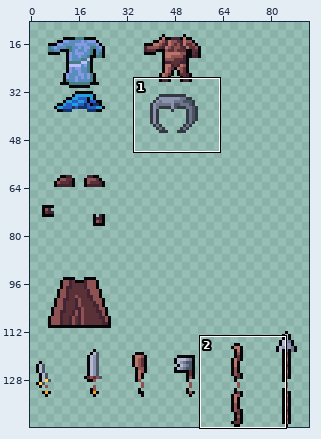
Sprite sheet -- assets/item_sprites.png. Above: a wide view before the commit, with the close-up outlined.
Close-up. Before:
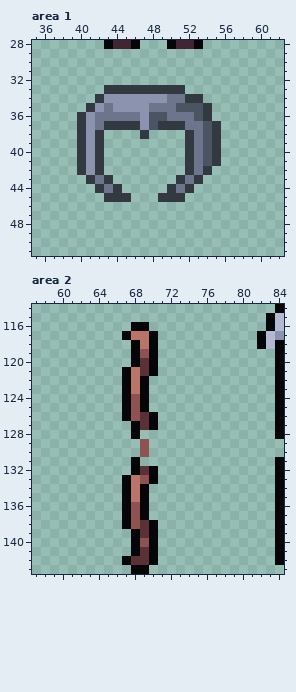
The file is 96x144 pixels. Shown: area 1: x 35..62, y 28..51; area 2: x 57..84, y 114..143. The wide view leaves out empty margins.
After:
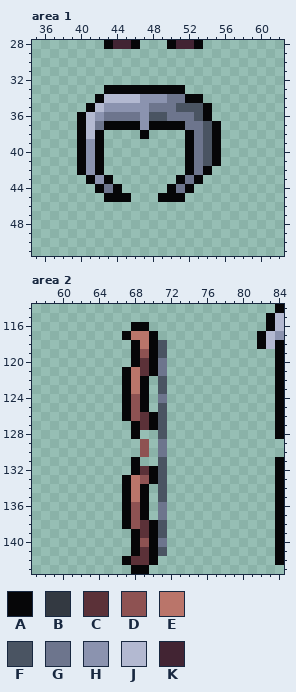
Palette (. is transparent): A #060608  B #333941  C #5b3138  D #8e5252  E #ba756a  F #4a5462  G #6d758d  H #8b93af  J #b3b9d1  K #422433
Edits made:
Area 1:
y 33: x 43..51 BBBBBBBBB -> AAAAAAAAA
y 34: x 42..46 BHHHH -> AJJJJ; x 52..53 BB -> AA
y 35: x 41..43 BHG -> AJH; x 54 B -> A
y 36: x 40..42 BHG -> AJH; x 54 B -> A
y 37: x 40..41 BH -> AJ; x 43..46 BBBB -> AAAA; x 48..51 FBBB -> AAAA; x 55 B -> A
y 38: x 40..42 BHB -> AJA; x 47 B -> A; x 52 B -> A; x 55 B -> A
y 39..41: x 40 B -> A; x 42 B -> A; x 52 B -> A; x 55 B -> A
y 42: x 40 B -> A; x 42 B -> A; x 52 B -> A; x 54 B -> A
y 43: x 41..43 BGB -> AHA; x 51 B -> A; x 53 B -> A
y 44: x 42 B -> A; x 44 B -> A; x 50 B -> A; x 52 B -> A
y 45: x 43..45 BBB -> AAA; x 49..51 BBB -> AAA
Area 2:
y 118..119: x 71 . -> F
y 120..121: x 71 . -> G
y 122..123: x 71 . -> F
y 124: x 71 . -> G
y 125..128: x 71 . -> F
y 129..130: x 71 . -> G
y 131..135: x 71 . -> F
y 136..137: x 71 . -> G
y 138..139: x 71 . -> F
y 140: x 71 . -> G
y 141: x 71 . -> F
Where, in picture pixels (left, top, right, bottom), the same in both close-ups:
changed: (77, 85, 221, 202)
added: (158, 340, 167, 556)
